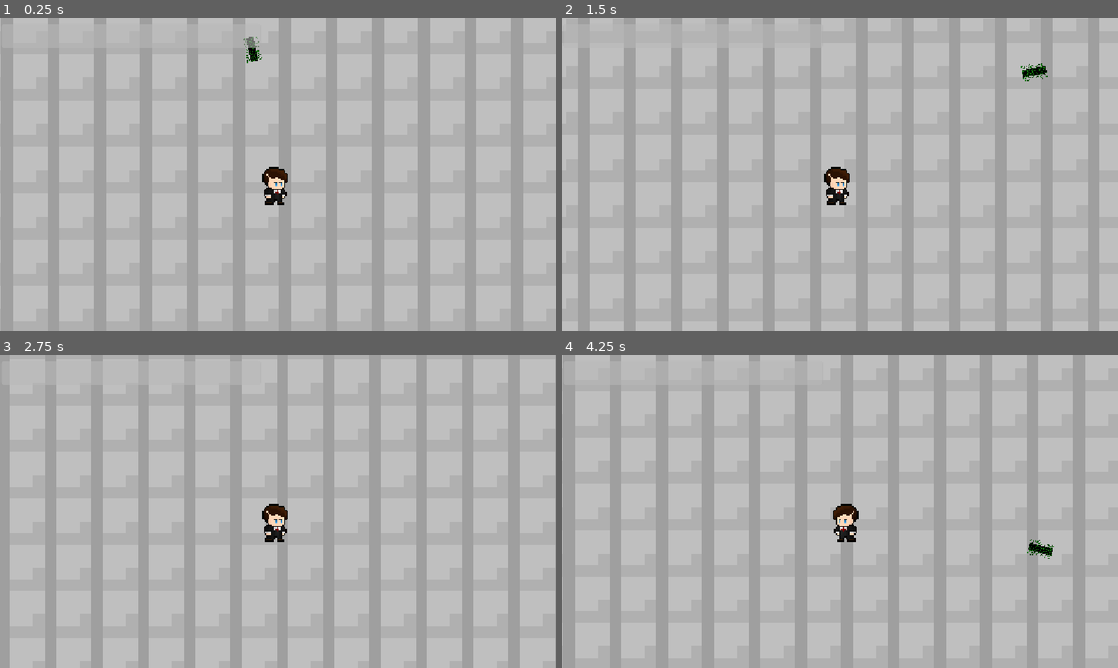
Above: before the commit, frames 1-4 (two rows, left to right).
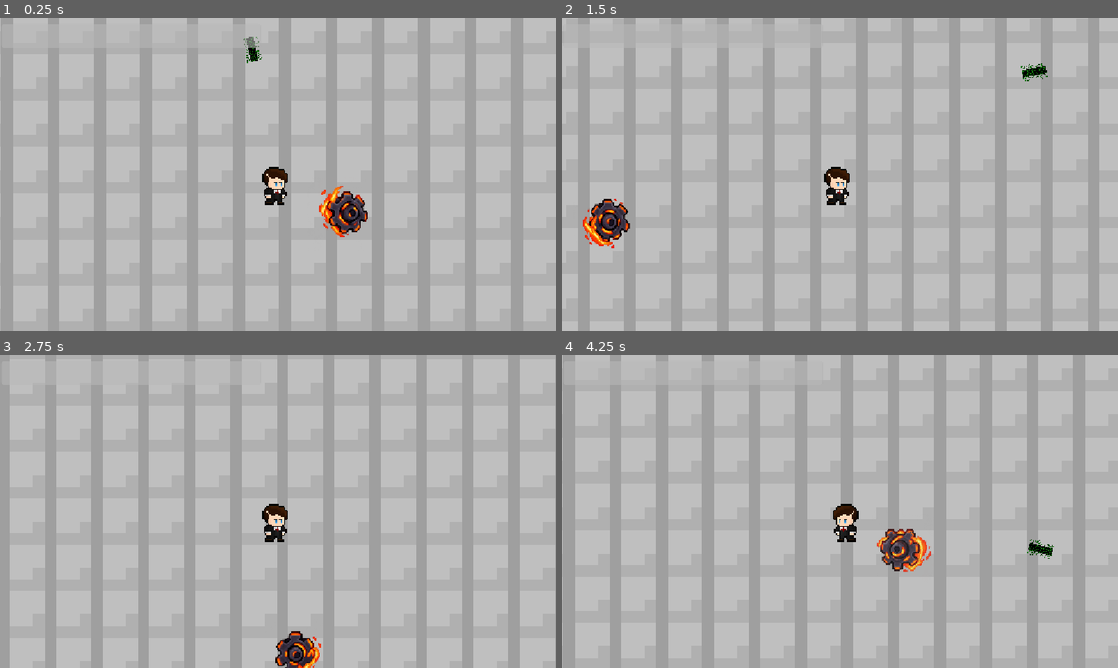
Above: after the commit, the same moments.

Repository: leolilaia/GuerraTecnologica
Game: Godot game, scene res://scenes/main/main_arena.tscn
Two runs of this game, one before a commit and one after it. Both use one fixed random seed, a clock stepped at 60 frames per second and the inputs below.
Inputs (mouse positions are in pixels of both pictures, inside the frame that each line leads up to):
- Up to frame 1 (0.25 s): no input
- Up to frame 2 (1.5 s): move the mouse to (962, 158) at 0.52 s; hold D (move_right) 0.53-1.28 s; click (962, 158) at 0.67 s; move the mouse to (728, 190) at 1.27 s; hold S (move_down) from 1.28 s (still down)
- Up to frame 3 (2.75 s): move the mouse to (333, 442) at 2.02 s; release S (move_down) at 2.03 s; hold D (move_right) from 2.03 s (still down)
- Up to frame 4 (4.25 s): move the mouse to (812, 574) at 2.77 s; release D (move_right) at 2.78 s; hold W (move_up) 2.78-3.53 s; click (812, 574) at 2.92 s; move the mouse to (1006, 558) at 3.52 s; hold A (move_left) from 3.53 s (still down)

The runs differ from the first frame. In frame 1, 0.9% of the frame differs, in the area x 57-67%, y 53-70%; in frame 2, 0.9%; in frame 3, 0.7%; in frame 4, 0.9%, in the area x 56-67%, y 55-70%.

Commit message:
Adiciona sprite GearAlanTuring e implementa animações para o projétil Gear

Diff:
--- a/scenes/player/player.tscn
+++ b/scenes/player/player.tscn
@@ -28,6 +28,6 @@
 
 [node name="HedyWeapon" parent="Weapons" unique_id=1308651868 instance=ExtResource("3_p47bc")]
 
+[node name="AdaWeapon" parent="Weapons" unique_id=1150768907 instance=ExtResource("3_gmlin")]
+
 [node name="TuringWeapon" parent="Weapons" unique_id=1214969652 instance=ExtResource("4_75vfm")]
-
-[node name="AdaWeapon" parent="Weapons" unique_id=1150768907 instance=ExtResource("3_gmlin")]
--- a/scenes/weapons/projectiles/gear.tscn
+++ b/scenes/weapons/projectiles/gear.tscn
@@ -1,6 +1,78 @@
 [gd_scene format=3 uid="uid://c0purdd87gl31"]
 
 [ext_resource type="Script" uid="uid://bivuikjm8qg5q" path="res://scripts/weapons/projectiles/gear.gd" id="1_xvyr2"]
+[ext_resource type="Texture2D" uid="uid://bhclksrnqaj20" path="res://assets/sprites/Ataques/GearAlanTuring.png" id="2_tvvdl"]
+
+[sub_resource type="AtlasTexture" id="AtlasTexture_tvvdl"]
+atlas = ExtResource("2_tvvdl")
+region = Rect2(54, 54, 388, 384)
+
+[sub_resource type="AtlasTexture" id="AtlasTexture_rmymo"]
+atlas = ExtResource("2_tvvdl")
+region = Rect2(442, 54, 388, 384)
+
+[sub_resource type="AtlasTexture" id="AtlasTexture_8gu88"]
+atlas = ExtResource("2_tvvdl")
+region = Rect2(830, 54, 388, 384)
+
+[sub_resource type="AtlasTexture" id="AtlasTexture_o30w3"]
+atlas = ExtResource("2_tvvdl")
+region = Rect2(54, 438, 388, 384)
+
+[sub_resource type="AtlasTexture" id="AtlasTexture_ujabb"]
+atlas = ExtResource("2_tvvdl")
+region = Rect2(442, 438, 388, 384)
+
+[sub_resource type="AtlasTexture" id="AtlasTexture_x3761"]
+atlas = ExtResource("2_tvvdl")
+region = Rect2(830, 438, 388, 384)
+
+[sub_resource type="AtlasTexture" id="AtlasTexture_aabrt"]
+atlas = ExtResource("2_tvvdl")
+region = Rect2(54, 822, 388, 384)
+
+[sub_resource type="AtlasTexture" id="AtlasTexture_7j2yy"]
+atlas = ExtResource("2_tvvdl")
+region = Rect2(442, 822, 388, 384)
+
+[sub_resource type="AtlasTexture" id="AtlasTexture_xcbei"]
+atlas = ExtResource("2_tvvdl")
+region = Rect2(830, 822, 388, 384)
+
+[sub_resource type="SpriteFrames" id="SpriteFrames_rmymo"]
+animations = [{
+"frames": [{
+"duration": 1.0,
+"texture": SubResource("AtlasTexture_tvvdl")
+}, {
+"duration": 1.0,
+"texture": SubResource("AtlasTexture_rmymo")
+}, {
+"duration": 1.0,
+"texture": SubResource("AtlasTexture_8gu88")
+}, {
+"duration": 1.0,
+"texture": SubResource("AtlasTexture_o30w3")
+}, {
+"duration": 1.0,
+"texture": SubResource("AtlasTexture_ujabb")
+}, {
+"duration": 1.0,
+"texture": SubResource("AtlasTexture_x3761")
+}, {
+"duration": 1.0,
+"texture": SubResource("AtlasTexture_aabrt")
+}, {
+"duration": 1.0,
+"texture": SubResource("AtlasTexture_7j2yy")
+}, {
+"duration": 1.0,
+"texture": SubResource("AtlasTexture_xcbei")
+}],
+"loop": 1,
+"name": &"default",
+"speed": 10.0
+}]
 
 [sub_resource type="CircleShape2D" id="CircleShape2D_g5l8u"]
 radius = 19.235384
@@ -10,7 +82,11 @@
 collision_mask = 2
 script = ExtResource("1_xvyr2")
 
-[node name="Sprite2D" type="Sprite2D" parent="." unique_id=83816644]
+[node name="AnimatedSprite2D" type="AnimatedSprite2D" parent="." unique_id=1987609415]
+scale = Vector2(0.12779552, 0.12779553)
+sprite_frames = SubResource("SpriteFrames_rmymo")
+autoplay = "default"
+frame_progress = 0.90613824
 
 [node name="CollisionShape2D" type="CollisionShape2D" parent="." unique_id=1794269031]
 shape = SubResource("CircleShape2D_g5l8u")
--- a/scripts/weapons/projectiles/gear.gd
+++ b/scripts/weapons/projectiles/gear.gd
@@ -1,16 +1,29 @@
 extends Area2D
+
+@export var spawn_scale: float = 0.2
+@export var grow_time: float = 0.5
 
 var center: Node2D
 var angle: float = 0.0
 var radius: float = 30.0
 var damage: float = 10.0
 
-var angular_speed: float = 3.0
-var expand_speed: float = 120.0
+var angular_speed: float = 2.0
+var expand_speed: float = 90.0
 var lifetime: float = 4.0
 
 func _ready() -> void:
 	body_entered.connect(_on_body_entered)
+	_grow_in()
+
+# Escala o Area2D inteiro para a colisão crescer junto com o sprite
+func _grow_in() -> void:
+	scale = Vector2.ONE * spawn_scale
+	modulate.a = 0.0
+	var tween := create_tween().set_parallel()
+	tween.tween_property(self, "scale", Vector2.ONE, grow_time) \
+		.set_trans(Tween.TRANS_BACK).set_ease(Tween.EASE_OUT)
+	tween.tween_property(self, "modulate:a", 1.0, grow_time * 0.5)
 
 func setup(c: Node2D, start_angle: float, dmg: float) -> void:
 	center = c
@@ -24,7 +37,6 @@
 	angle += angular_speed * delta
 	radius += expand_speed * delta
 	global_position = center.global_position + Vector2.from_angle(angle) * radius
-	rotation += 15.0 * delta
 
 	lifetime -= delta
 	if lifetime <= 0.0:
Binary file added: assets/sprites/Ataques/GearAlanTuring.png
Not shown, added: assets/sprites/Ataques/GearAlanTuring.png.import
Not shown: 1 places in scenes/weapons/characters/turing_weapon.tscn that only renumber resources
